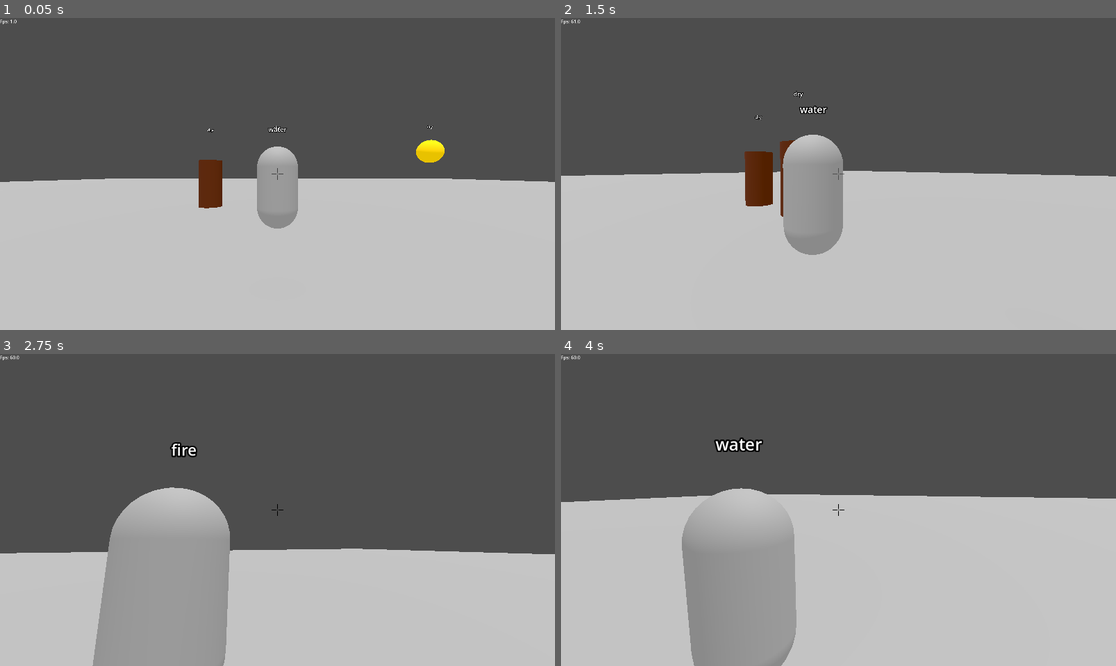
Above: before the commit, frames 1-4 (two rows, left to right).
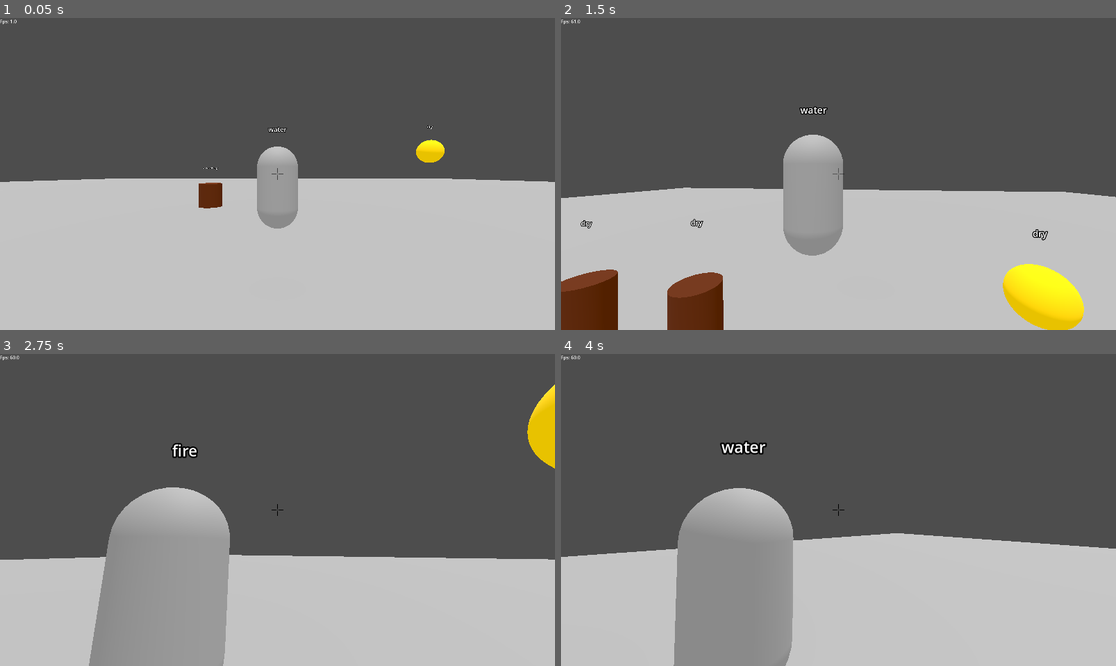
Above: after the commit, the same moments.

Repository: JZxAkuma/FIT2145-Game-Prototype-1
Game: Godot game, scene res://world.tscn
The game is run twice, just before and just after one commit, with the same random seed, the same clock (stepped at 60 frames per second) and the same inputs.
Inputs (mouse positions are in pixels of both pictures, inside the frame that each line leads up to):
- Up to frame 1 (0.05 s): no input
- Up to frame 2 (1.5 s): tap Enter (ui_accept) at 0.5, 0.77 s; move the mouse to (866, 174) at 0.52 s; hold Right mouse button (aim) 0.53-1.28 s; hold W (up) from 0.53 s (still down); move the mouse to (810, 174) at 1.27 s; right-click (810, 174) at 1.35 s
- Up to frame 3 (2.75 s): keep holding W (up); tap Enter (ui_accept) at 1.52 s; move the mouse to (288, 503) at 2.02 s; hold Right mouse button (aim) from 2.03 s (still down); tap Mouse wheel down (scroll_down) at 2.1 s
- Up to frame 4 (4 s): keep holding W (up); move the mouse to (832, 516) at 2.77 s; release Right mouse button (aim) at 2.78 s; tap Mouse wheel up (scroll_up) at 2.85 s; tap Enter (ui_accept) at 3.02, 3.77 s; right-click (832, 516) at 3.05 s; move the mouse to (877, 513) at 3.52 s; hold Right mouse button (aim) from 3.53 s (still down); click (877, 513) at 3.6 s

The runs differ from the first frame. In frame 1, 0.3% of the frame differs, in the area x 35-51%, y 34-62%; in frame 2, 12%; in frame 3, 2.9%; in frame 4, 13%, in the area x 0-100%, y 26-100%.

Commit message:
earth wall tweaks
+ earth wall indicator
+ changed earthwall shape

Diff:
--- a/earth_wall.gd
+++ b/earth_wall.gd
@@ -1,23 +1,33 @@
 extends StaticBody3D
+enum states {
+	dry,
+	wet,
+	erecting
+}
+var state: states = states.erecting
+@export var erect_speed: float = 0.5
+@export var decay_speed : float = 0.1
 
-enum states{
-	dry,
-	wet
-}
+const MIN_SCALE := 0.001
 
-var state : states = states.dry
-# Called when the node enters the scene tree for the first time.
 func _ready() -> void:
-	pass # Replace with function body.
+	self.scale.y = MIN_SCALE
 
+func _process(delta: float) -> void:
+	match state:
+		states.wet:
+			self.scale.y -= decay_speed * delta
+			if self.scale.y <= MIN_SCALE:
+				self.scale.y = MIN_SCALE
+				self.queue_free()
 
-# Called every frame. 'delta' is the elapsed time since the previous frame.
-func _process(delta: float) -> void:
+		states.erecting:
+			self.scale.y += erect_speed * delta
+			if self.scale.y >= 1:
+				self.scale.y = 1
+				state = states.dry
+
 	$Label3D.text = str(states.keys()[state])
-	if state == states.wet:
-		self.scale.y -= 0.1 * delta
-		if self.scale.y <= 0:
-			self.queue_free()
 
 func _set_wet():
 	state = states.wet
--- a/earth_wall.tscn
+++ b/earth_wall.tscn
@@ -13,6 +13,8 @@
 
 [node name="earth_wall" type="StaticBody3D" groups=["target"]]
 script = ExtResource("1_7quyf")
+erect_speed = 10.0
+decay_speed = 0.5
 
 [node name="MeshInstance3D" type="MeshInstance3D" parent="."]
 transform = Transform3D(1, 0, 0, 0, 1, 0, 0, 0, 1, -0.000609979, 1.00442, 0)
--- /dev/null
+++ b/earth_wall_indicator.tscn
@@ -0,0 +1,14 @@
+[gd_scene load_steps=3 format=3 uid="uid://dyqjqoolg51yf"]
+
+[sub_resource type="StandardMaterial3D" id="StandardMaterial3D_bo5bi"]
+transparency = 1
+albedo_color = Color(0, 1, 1, 0.258824)
+
+[sub_resource type="CylinderMesh" id="CylinderMesh_klefd"]
+material = SubResource("StandardMaterial3D_bo5bi")
+
+[node name="earth wall indicator" type="Node3D"]
+
+[node name="MeshInstance3D2" type="MeshInstance3D" parent="."]
+transform = Transform3D(1, 0, 0, 0, 1, 0, 0, 0, 1, -0.000609979, 1.00442, 0)
+mesh = SubResource("CylinderMesh_klefd")
--- a/player.gd
+++ b/player.gd
@@ -1,9 +1,12 @@
 extends CharacterBody3D
 
 
-@export var sens = 0.5
+@export var default_sens = 0.5
+@export var aim_sens = 0.3
+var sens = 0.5
+
 const SPEED = 5.0
-const JUMP_VELOCITY = 4.5
+@export var JUMP_VELOCITY = 4.5
 @onready var pivot: Node3D = $"camera point"
 @onready var castline: RayCast3D = $"camera point/SpringArm3D/Camera3D/RayCast3D"
 @onready var debug_label: Label = $"Control/casting to"
@@ -22,6 +25,7 @@
 var waterball_scene = preload("res://water_ball.tscn")
 var fireball_scene = preload("res://fireball.tscn")
 var earthwall_scene = preload("res://earth_wall.tscn")
+@onready var wall_indicator = preload("res://earth_wall_indicator.tscn").instantiate()
 
 enum elements {
 	water,
@@ -40,8 +44,13 @@
 
 
 func _ready() -> void:
+	wall_indicator.visible = false
+	call_deferred("_add_wall_indicator")
 	Input.mouse_mode = Input.MOUSE_MODE_CAPTURED
 
+
+func _add_wall_indicator():
+	get_tree().current_scene.add_child(wall_indicator)
 
 func _input(event: InputEvent) -> void:
 	if event is InputEventMouseMotion:
@@ -49,8 +58,18 @@
 		pivot.rotate_x(deg_to_rad(-event.relative.y * sens))
 		pivot.rotation.x = clamp(pivot.rotation.x, deg_to_rad(-90), deg_to_rad(45))
 
+func _sens_changer():
+	match state:
+		states.aiming:
+			sens = aim_sens
+
+		states.default:
+			sens = default_sens
+
 
 func _physics_process(delta: float) -> void:
+	_sens_changer()
+	_update_wall_indicator()
 	_camera_state()
 	_cast_lenght()
 
@@ -160,3 +179,18 @@
 			aim_tween.tween_property(crosshair, "modulate:a", 0, aim_tween_legnht)
 			aim_tween.tween_property(camerapoint, "position", Vector3.ZERO, aim_tween_legnht)
 			aim_tween.tween_property(springarm, "spring_length", default_spring_length, aim_tween_legnht)
+
+func _update_wall_indicator():
+	if not wall_indicator.is_inside_tree():
+		return
+
+	var show_indicator = false
+
+	if state == states.aiming and selection == elements.earth and castline.is_colliding():
+		var target = castline.get_collider()
+		if target and target.is_in_group("floor"):
+			wall_indicator.global_position = castline.get_collision_point()
+			wall_indicator.global_rotation = global_rotation
+			show_indicator = true
+
+	wall_indicator.visible = show_indicator
--- a/player.tscn
+++ b/player.tscn
@@ -13,6 +13,7 @@
 
 [node name="player" type="CharacterBody3D"]
 script = ExtResource("1_4flbx")
+JUMP_VELOCITY = 8.0
 
 [node name="cast point" type="Marker3D" parent="."]
 transform = Transform3D(1, 0, 0, 0, 1, 0, 0, 0, 1, -0.792579, 1.1859, -0.677856)
